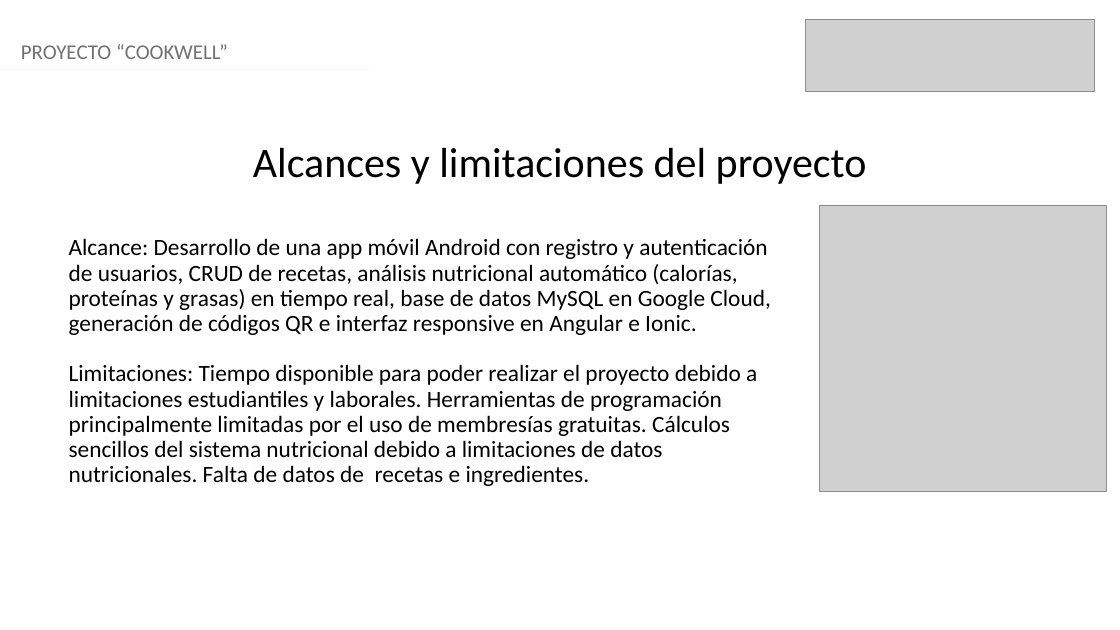
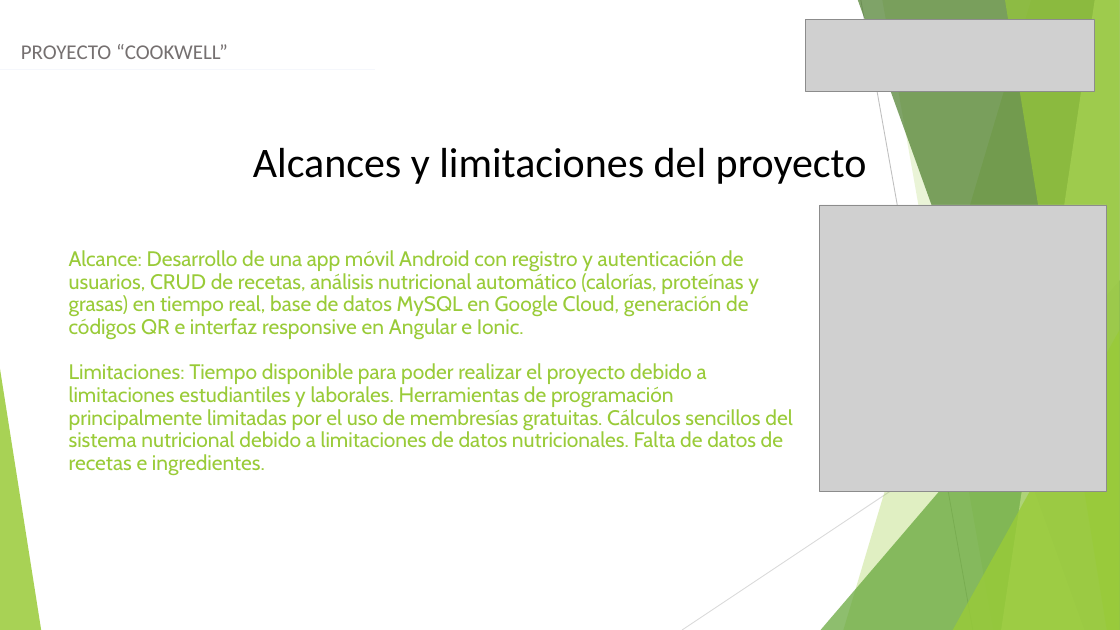
Before and after one commit to iahumadaz/Portafolio-Titulo, a slide deck: slide 5 of Fase2/Evidencias Grupales/Formato Presentación final Portafolio-b.pptx. Drawn at 1120x630 pixels with LibreOffice and Linux fonts; fonts in the diff are those of the drawing; grey boxes stand for pictures. Boxes give left, top, right and bottom in pixels: in the first picture for what was removed or moved away, otherwise in the second. Text is boxed around its words. In the diff, an @@ line names an element or a change of style, - is before the commit and + after.

```diff
--- a/Fase2/Evidencias Grupales/Formato Presentación final Portafolio-b.pptx
+++ b/Fase2/Evidencias Grupales/Formato Presentación final Portafolio-b.pptx
@@ title "Alcance: Desarrollo de una app ..." at (69, 250, 792, 476): size 20 to 18 pt, font Calibri to Cabin, text colour #000000 to #99CB38 @@
@@ group added at (0, 0, 1120, 630): 5 freeform shapes, 3 triangles, 2 lines @@
```
Also in this commit, not shown: 13 other slides changed.
